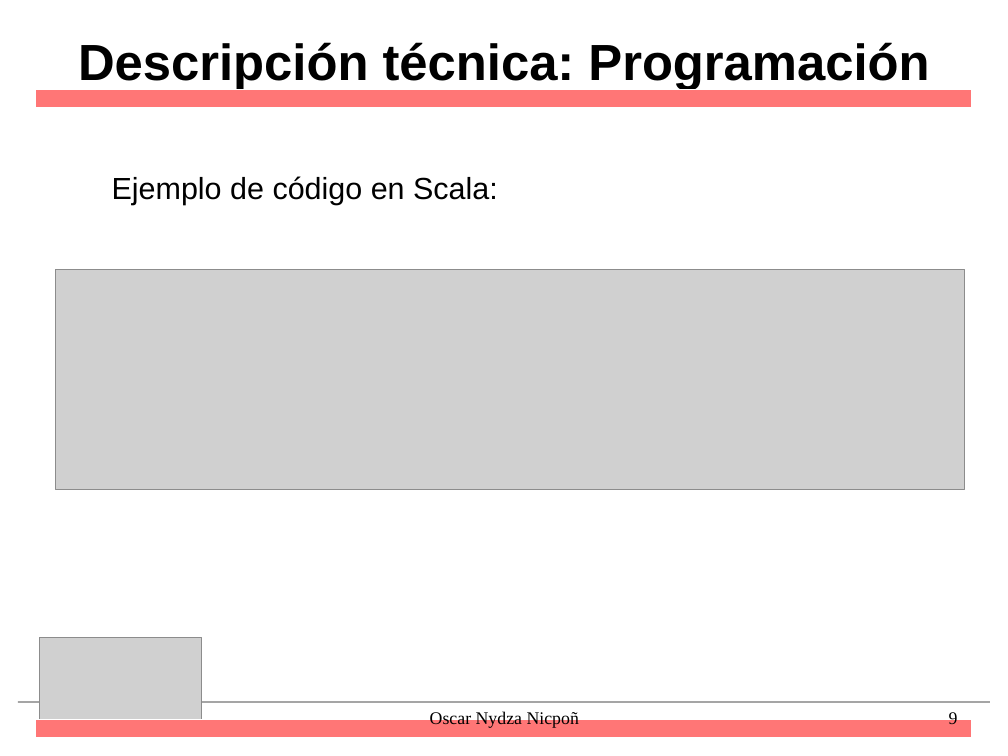
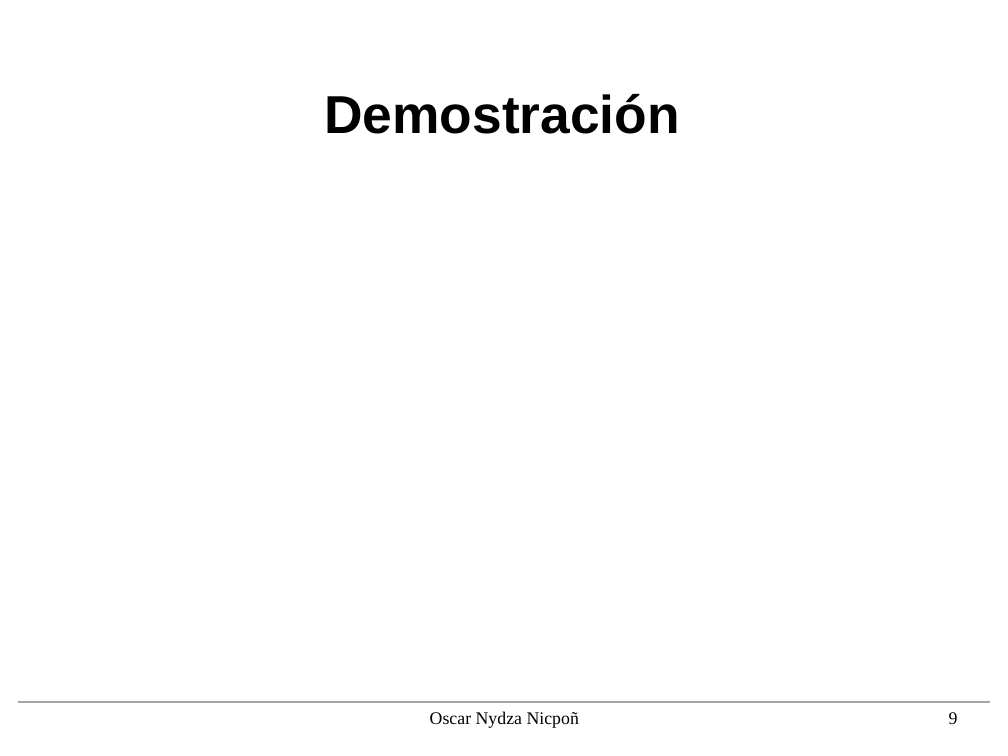
Before and after one commit to nipsn/Spark-TFG, a slide deck: slide 9 of presentacion/diapos.odp. Drawn at 1008x756 pixels with LibreOffice and Linux fonts; fonts in the diff are those of the drawing; grey boxes stand for pictures; background and template pictures are left out. Boxes give left, top, right and bottom in pixels: in the first picture for what was removed or moved away, otherwise in the second. Text is boxed around its words. In the diff, an @@ line names an element or a change of style, - is before the commit and + after.

```diff
--- a/presentacion/diapos.odp
+++ b/presentacion/diapos.odp
@@ title removed at (x1=78, y1=42, x2=929, y2=89) @@
-Descripción técnica: Programación
@@ rectangle removed at (x1=36, y1=90, x2=972, y2=108) @@
@@ title added at (x1=324, y1=94, x2=680, y2=134), 42 pt, text #000000, bold @@
+Demostración
@@ text removed at (x1=112, y1=176, x2=498, y2=204) @@
-Ejemplo de código en Scala:
@@ picture removed at (x1=55, y1=269, x2=965, y2=489) @@
@@ picture removed at (x1=39, y1=638, x2=201, y2=731) @@
@@ rectangle removed at (x1=36, y1=720, x2=972, y2=738) @@
```
Also in this commit, not shown: 12 other slides changed, 6 slides added, 6 slides removed, 3 other files.
